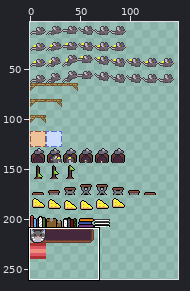
One commit to this sprite sheet: content/sprites/squeakrunbranmomentyay.png. The first picture is a wide view before the edit; the outline marks the close-up.
Close-up. As it was:
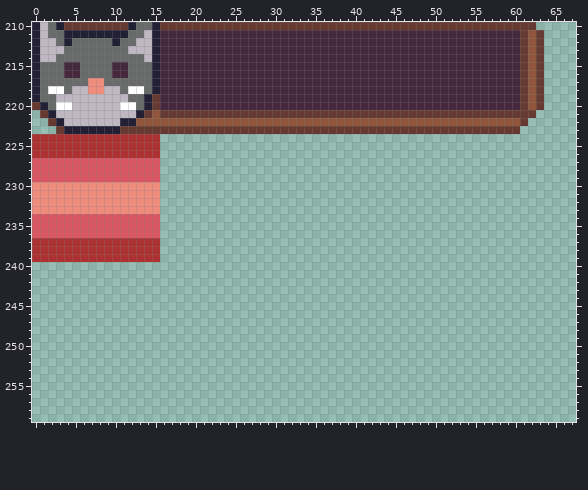
The file is 256x320 pixels. Colours within 5 levels of each other are drawn and written as one. Shown: x 0..67, y 210..259. The wide view leaves out empty margins.
The same view after the edit:
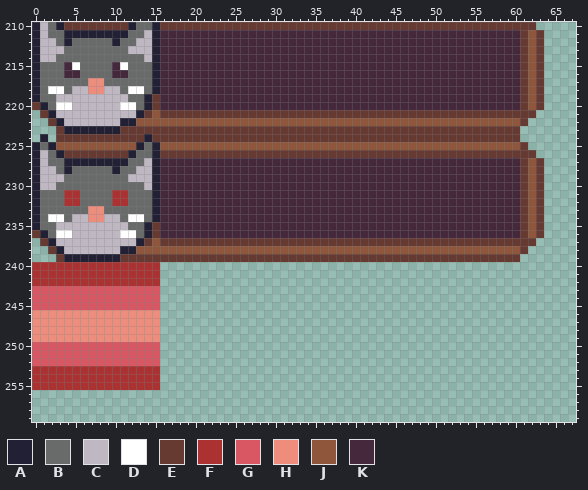
Palette (. is transparent): A #222034  B #696a6a  C #bfb8c2  D #ffffff  E #663931  F #ac3232  G #d95763  H #ee8d7c  J #8f563b  K #45283c
The edit:
Changed rows in their new state; - is an unchanged pixel.
first column x 5:
215 D-----D
first column x 0:
224 .A.EEEEEEEEEEEAEEEEEEEEEEEEEEEEEEEEEEEEEEEEEEEEEEEEEEEEEEEEEE---
225 ABAJJJJJJJJJJABAJJJJJJJJJJJJJJJJJJJJJJJJJJJJJJJJJJJJJJJJJJJJJE--
226 ACBAEEEEEEEEABBAEEEEEEEEEEEEEEEEEEEEEEEEEEEEEEEEEEEEEEEEEEEEEEE-
227 ACBBAAAAAAAABBCAKKKKKKKKKKKKKKKKKKKKKKKKKKKKKKKKKKKKKKKKKKKKKEJE
228 ACCBABBBBBABBCCAKKKKKKKKKKKKKKKKKKKKKKKKKKKKKKKKKKKKKKKKKKKKKEJE
229 ACCCBBBBBBBBCCCAKKKKKKKKKKKKKKKKKKKKKKKKKKKKKKKKKKKKKKKKKKKKKEJE
230 ACCBBBBBBBBBBBCAKKKKKKKKKKKKKKKKKKKKKKKKKKKKKKKKKKKKKKKKKKKKKEJE
231 ABBBFFBBBBFFBBBAKKKKKKKKKKKKKKKKKKKKKKKKKKKKKKKKKKKKKKKKKKKKKEJE
232 ABBBFFBBBBFFBBBAKKKKKKKKKKKKKKKKKKKKKKKKKKKKKKKKKKKKKKKKKKKKKEJE
233 ABBBBBB--BBBBBBAKKKKKKKKKKKKKKKKKKKKKKKKKKKKKKKKKKKKKKKKKKKKKEJE
234 ABDDBCCHHCCBDDBAKKKKKKKKKKKKKKKKKKKKKKKKKKKKKKKKKKKKKKKKKKKKKEJE
235 ABBCCCCCCCCCBBAEKKKKKKKKKKKKKKKKKKKKKKKKKKKKKKKKKKKKKKKKKKKKKEJE
236 EABDDCCCCCCDDBAEKKKKKKKKKKKKKKKKKKKKKKKKKKKKKKKKKKKKKKKKKKKKKEJE
237 .EACCCCCCCCCCAEJEEEEEEEEEEEEEEEEEEEEEEEEEEEEEEEEEEEEEEEEEEEEEEE-
238 ..EACCCCCCCAAJJJJJJJJJJJJJJJJJJJJJJJJJJJJJJJJJJJJJJJJJJJJJJJJE--
239 ...EAAAAAAAEEEEEEEEEEEEEEEEEEEEEEEEEEEEEEEEEEEEEEEEEEEEEEEEEE---
240 FFFFFFFFFFFFFFFF------------------------------------------------
241 FFFFFFFFFFFFFFFF------------------------------------------------
242 FFFFFFFFFFFFFFFF------------------------------------------------
243 GGGGGGGGGGGGGGGG------------------------------------------------
244 GGGGGGGGGGGGGGGG------------------------------------------------
245 GGGGGGGGGGGGGGGG------------------------------------------------
246 HHHHHHHHHHHHHHHH------------------------------------------------
247 HHHHHHHHHHHHHHHH------------------------------------------------
248 HHHHHHHHHHHHHHHH------------------------------------------------
249 HHHHHHHHHHHHHHHH------------------------------------------------
250 GGGGGGGGGGGGGGGG------------------------------------------------
251 GGGGGGGGGGGGGGGG------------------------------------------------
252 GGGGGGGGGGGGGGGG------------------------------------------------
253 FFFFFFFFFFFFFFFF------------------------------------------------
254 FFFFFFFFFFFFFFFF------------------------------------------------
255 FFFFFFFFFFFFFFFF------------------------------------------------
Where, in picture pixels (left, top, right, bottom), the same in both close-ups:
changed: (72, 62, 80, 70)
changed: (120, 62, 128, 70)
changed: (32, 134, 544, 390)
